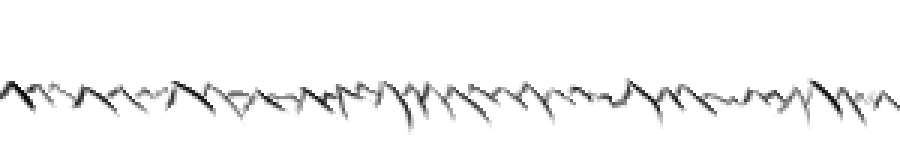
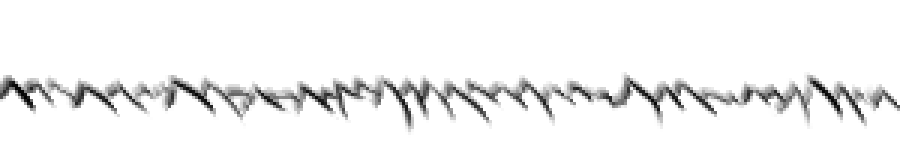
The second w=900, h=150 image is a revision of the first. Changes to its layers:
showed "shadow 1" over [left=0, top=72, right=897, bottom=132]
